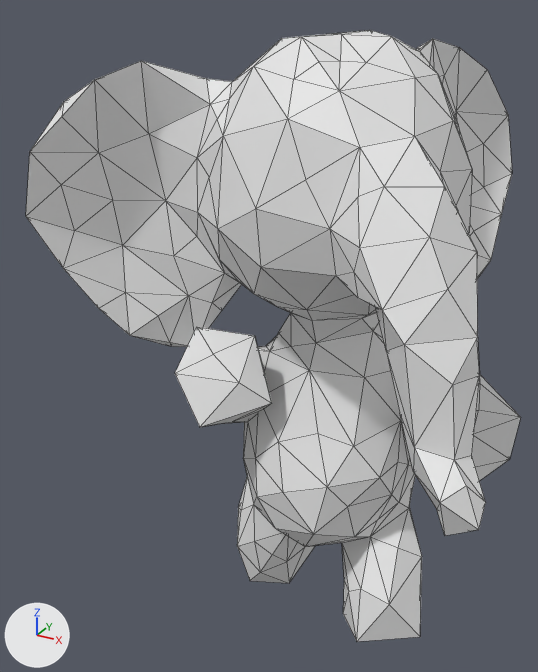
What one commit did to the OBJ model meshes/elephant/elephant00053.obj.
Both versions are drawn from a 50 mm lens placed at (0.97, -1.75, 1.03), pointed at (-0.21, 0.39, -0.05). Every picture has the same lights, and +X, +Y and +Z are marked at lower left. Mesh edges are drawn as thin lines. Where no turn or scale is listed for an object, it has been applied to the vertices.

In view in the first picture: 'elephant00053'.
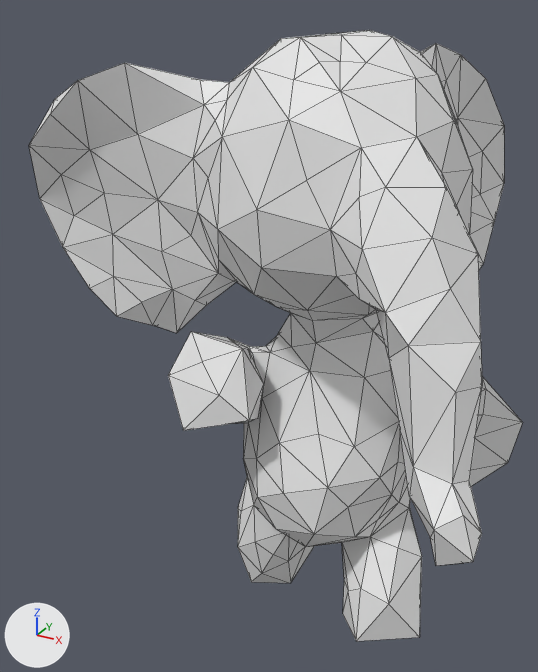
Pixel boxes (x1, y1, x2, y2) of what changed, in the pictures (538 x 672 px; the box of a moved part takes in the faces that stretch with it):
```json
{"object": "elephant00053", "change": "reshaped", "before": [26, 30, 521, 642], "after": [29, 30, 523, 641]}
{"part": 1, "of": "me_elephant00053", "change": "moved or reshaped", "before": [26, 45, 309, 458], "after": [29, 40, 309, 459]}
{"part": 2, "of": "me_elephant00053", "change": "moved or reshaped", "before": [416, 39, 512, 279], "after": [420, 43, 504, 270]}
{"part": 3, "of": "me_elephant00053", "change": "moved or reshaped", "before": [330, 187, 486, 536], "after": [330, 187, 482, 566]}
{"part": 4, "of": "me_elephant00053", "change": "moved or reshaped", "before": [472, 375, 521, 481], "after": [470, 377, 523, 486]}
```

Scene script edits in JSON lines:
```json
{"block": "me_elephant00053", "where": "# used by ob_elephant00053; location = (0.0, 0.0, 0.0)"}
{"block": "me_elephant00053", "where": "# before: 272 (0.42, 0.16, -0.19), 312 (0.56, 0.28, -0.17), 349 (0.57, 0.29, -0.09) at pixel (478, 410)"}
{"op": "remove", "block": "me_elephant00053", "code": "me_elephant00053.from_pydata(...)  # 397 vertices, 790 faces; spans x -0.83..0.73, y -0.35..1.26, z -1.04..0.97"}
{"op": "add", "block": "me_elephant00053", "code": "me_elephant00053.from_pydata(...)  # 397 vertices, 790 faces; spans x -0.97..0.74, y -0.4..1.3, z -1.04..0.97"}
{"block": "me_elephant00053", "change": "me_elephant00053 part 1: 80 of 397 vertices moved; they spanned x -0.83..-0.03, y -0.1..0.38, z -0.32..0.89 and now span x -0.97..-0.06, y -0.06..0.38, z -0.32..0.88; mean shift (-0.06, 0.05, 0.0); largest move (-0.81, -0.1, 0.43) -> (-0.97, 0.11, 0.42)"}
{"block": "me_elephant00053", "change": "me_elephant00053 part 2: 53 of the vertices in x 0.05..0.41, y 0.71..1.26, z -0.01..0.93 are multiplied about their middle by the matrix ((0.951, -0.025, 0.014), (0.068, 1.036, 0.034), (-0.05, -0.068, 0.987)), then moved by (-0.01, 0.02, -0.02)"}
{"block": "me_elephant00053", "change": "me_elephant00053 part 3: 26 of 397 vertices moved; they spanned x 0.35..0.73, y -0.35..0.05, z -0.11..0.52 and now span x 0.35..0.74, y -0.4..0.05, z -0.16..0.51; mean shift (0.01, -0.03, -0.03); largest move (0.7, -0.26, -0.11) -> (0.7, -0.32, -0.16)"}
{"block": "me_elephant00053", "change": "me_elephant00053 part 4"}
{"op": "add", "block": "me_elephant00053", "code": "for i in [272, 312, 349]: me_elephant00053.vertices[i].co += Vector((0.01, 0.0, -0.01))"}
{"op": "set", "path": "me_elephant00053.vertices[252].co", "old": "(0.41, 0.39, -0.05)", "new": "(0.42, 0.38, -0.05)"}
{"op": "set", "path": "me_elephant00053.vertices[261].co", "old": "(0.53, 0.44, -0.04)", "new": "(0.54, 0.44, -0.05)", "note": "pixel (479, 373) -> pixel (481, 375)"}
{"op": "set", "path": "me_elephant00053.vertices[265].co", "old": "(0.48, 0.41, -0.37)", "new": "(0.47, 0.42, -0.37)"}
{"op": "set", "path": "me_elephant00053.vertices[270].co", "old": "(0.6, 0.5, -0.18)", "new": "(0.6, 0.51, -0.19)"}
{"op": "set", "path": "me_elephant00053.vertices[273].co", "old": "(0.47, 0.2, -0.07)", "new": "(0.49, 0.2, -0.08)"}
{"op": "set", "path": "me_elephant00053.vertices[277].co", "old": "(0.56, 0.31, -0.01)", "new": "(0.58, 0.31, -0.02)", "note": "pixel (479, 383) -> pixel (485, 388)"}
{"op": "set", "path": "me_elephant00053.vertices[279].co", "old": "(0.48, 0.19, -0.3)", "new": "(0.48, 0.2, -0.31)"}
{"op": "set", "path": "me_elephant00053.vertices[281].co", "old": "(0.68, 0.38, -0.13)", "new": "(0.69, 0.39, -0.15)", "note": "pixel (520, 417) -> pixel (522, 422)"}
{"op": "set", "path": "me_elephant00053.vertices[282].co", "old": "(0.57, 0.26, -0.35)", "new": "(0.56, 0.27, -0.37)"}
{"op": "set", "path": "me_elephant00053.vertices[284].co", "old": "(0.67, 0.35, -0.26)", "new": "(0.67, 0.36, -0.28)", "note": "pixel (509, 459) -> pixel (507, 462)"}
```
